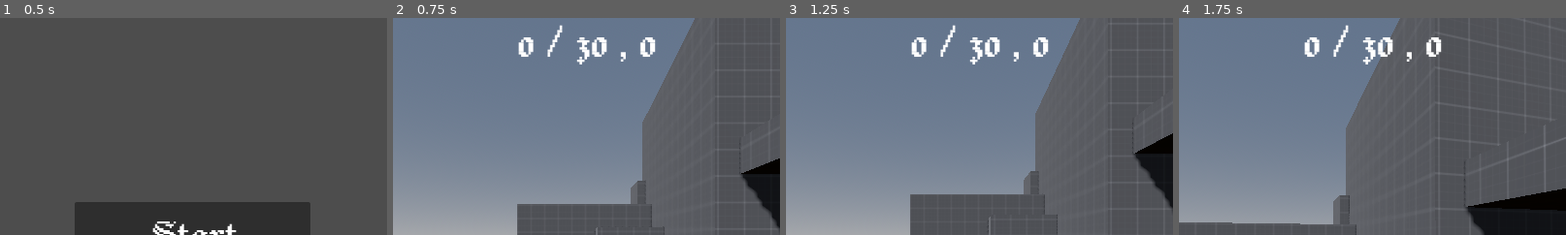
Above: before the commit, frames 1-4 (left to right).
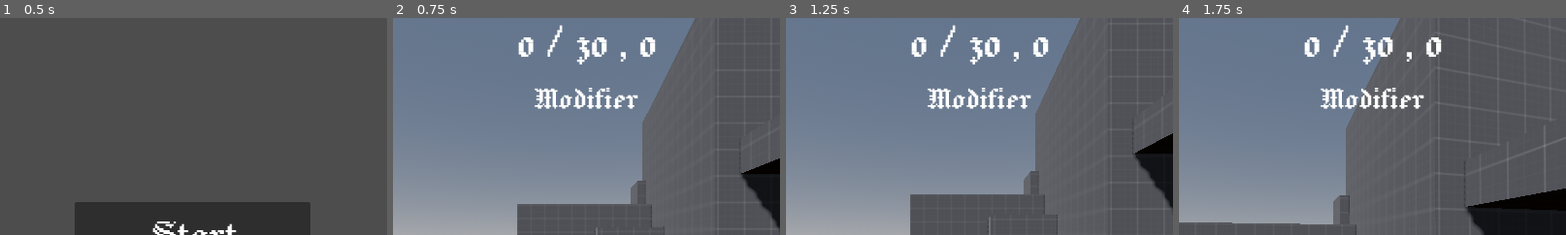
Above: after the commit, the same moments.

Repository: Deeeeelan/Some-Game-Jam-24
Game: Godot game, scene res://Scenes/Title Screen.tscn
Two runs of this game, one before a commit and one after it. Both use one fixed random seed, a clock stepped at 60 frames per second and the inputs below.
Inputs (mouse positions are % of the whole screen's width and height, from its top left):
- Up to frame 1 (0.5 s): no input
- Up to frame 2 (0.75 s): click "Start" at 0.5 s
- Up to frame 3 (1.25 s): no input
- Up to frame 4 (1.75 s): tap Enter (ui_accept) at 1.25, 1.52 s; move the mouse to (55, 50) at 1.27 s; press the mouse at (55, 50) at 1.28 s; hold W (Forward) from 1.28 s (still down)
The pictures show only the part of the screen within x 25-75%, y 0-50%; the shares and areas given below are measured in that part.

Frame 1 is identical in both runs. In frame 2, 1.2% of the frame differs, in the area x 36-64%, y 32-42%; in frame 3, 1.2%; in frame 4, 1.2%.

Commit message:
Added modifier message

Diff:
--- a/Scenes/Game.tscn
+++ b/Scenes/Game.tscn
@@ -39,6 +39,10 @@
 [sub_resource type="LabelSettings" id="LabelSettings_4ahkw"]
 font = ExtResource("6_nfg15")
 font_size = 76
+
+[sub_resource type="LabelSettings" id="LabelSettings_aqka1"]
+font = ExtResource("6_nfg15")
+font_size = 51
 
 [sub_resource type="LabelSettings" id="LabelSettings_rcyts"]
 font_size = 56
@@ -299,6 +303,29 @@
 label_settings = SubResource("LabelSettings_4ahkw")
 horizontal_alignment = 1
 
+[node name="Modifer" type="Control" parent="Control"]
+layout_mode = 1
+anchors_preset = 5
+anchor_left = 0.5
+anchor_right = 0.5
+offset_left = -114.0
+offset_right = 114.0
+offset_bottom = 88.0
+grow_horizontal = 2
+
+[node name="Label" type="Label" parent="Control/Modifer"]
+layout_mode = 1
+anchors_preset = 15
+anchor_right = 1.0
+anchor_bottom = 1.0
+offset_top = 96.0
+offset_bottom = 96.0
+grow_horizontal = 2
+grow_vertical = 2
+text = "Modifier"
+label_settings = SubResource("LabelSettings_aqka1")
+horizontal_alignment = 1
+
 [node name="DeathScreen" type="Control" parent="Control"]
 visible = false
 layout_mode = 1
--- a/Scripts/GameScript.gd
+++ b/Scripts/GameScript.gd
@@ -6,6 +6,7 @@
 
 func ModifierMessage(Title, Description):
 	print("ModifierMessage", str(Title), str(Description))
+	$Control/Modifer/Label.text = str(Title) + "\n" + str(Description)
 
 func TestModifier():
 	print("Modifier active")
Not shown: 1 places in Scenes/Game.tscn that only renumber resources
